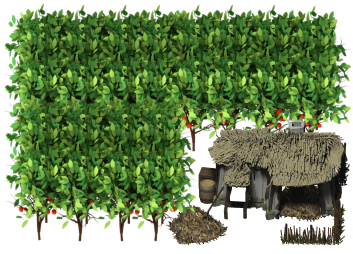
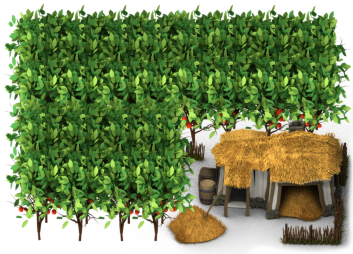
Two versions of the same layered image (w=353, h=254). Layer-by-layer changes:
hid "Visible" over [9, 12, 351, 246]
showed "apple_trees2.png copy" over [9, 94, 197, 243]
added layer "farm.png copy #1" above "render_15.png copy" over [197, 165, 336, 205]
added layer "render_15.png copy" above "render_10.png copy" over [65, 80, 353, 254]
showed "apple_trees1.png copy" over [159, 12, 351, 154]
showed "apple_trees2.png copy #1" over [9, 12, 196, 153]
